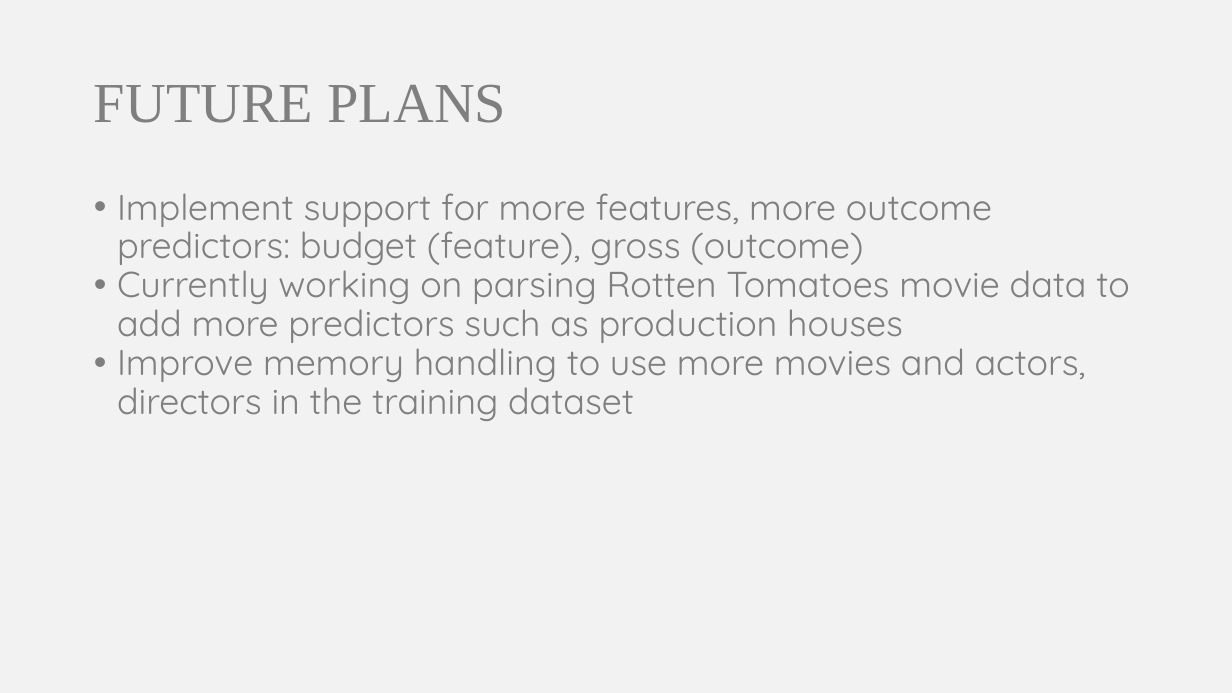
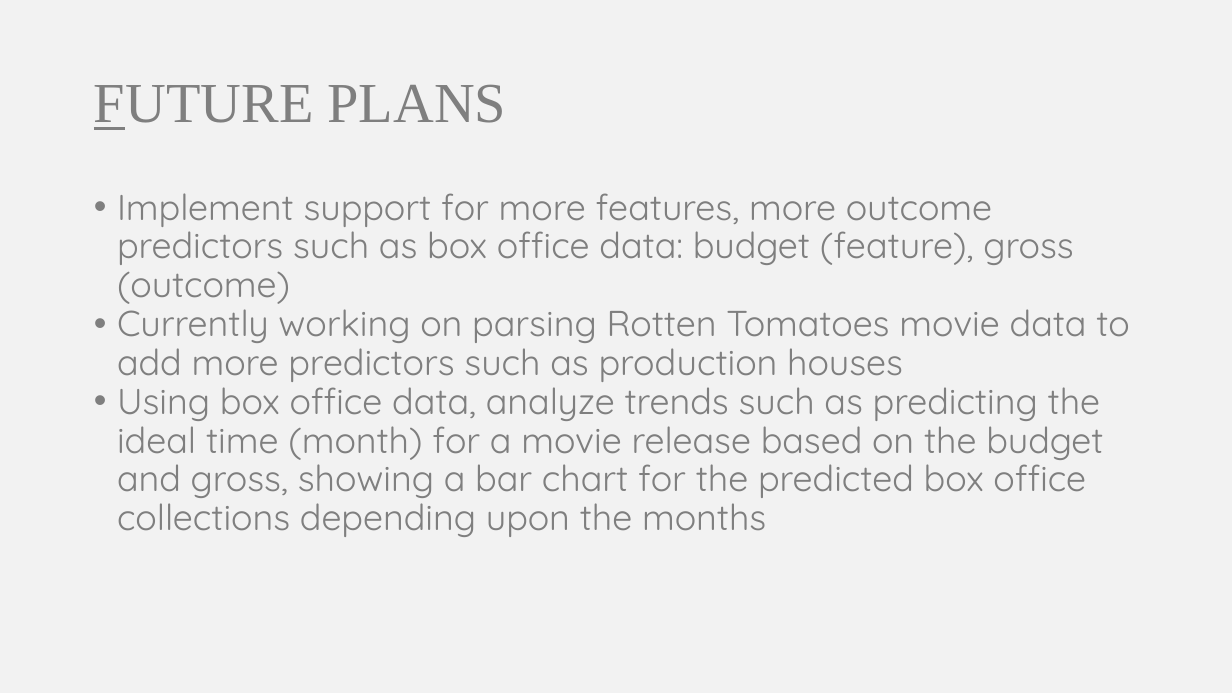
Before and after one commit to somyamohanty/Data_Dawgs, a slide deck: slide 12 of presentations/Presentation 2.pptx (slide 11 before the commit). Drawn at 1232x693 pixels with LibreOffice and Linux fonts; fonts in the diff are those of the drawing. Boxes give left, top, right and bottom in pixels: in the first picture for what was removed or moved away, otherwise in the second. Text is boxed around its words. In the diff, an @@ line names an element or a change of style, - is before the commit and + after.

```diff
--- a/presentations/Presentation 2.pptx
+++ b/presentations/Presentation 2.pptx
@@ title "FUTURE PLANS" at [94, 84, 507, 130]: underline on in "FUTURE" @@
@@ text at [117, 193, 1073, 304]: text changed @@
-• Implement support for more features, more outcome predictors: budget (feature), gross (outcome)
+• Implement support for more features, more outcome predictors such as box office data: budget (feature), gross (outcome)
@@ text at [117, 377, 1103, 537]: text changed @@
-• Improve memory handling to use more movies and actors, directors in the training dataset
+• Using box office data, analyze trends such as predicting the ideal time (month) for a movie release based on the budget and gross, showing a bar chart for the predicted box office collections depending upon the months
```
Also in this commit, not shown: 9 other slides changed, 2 slides added, 1 slide removed.
